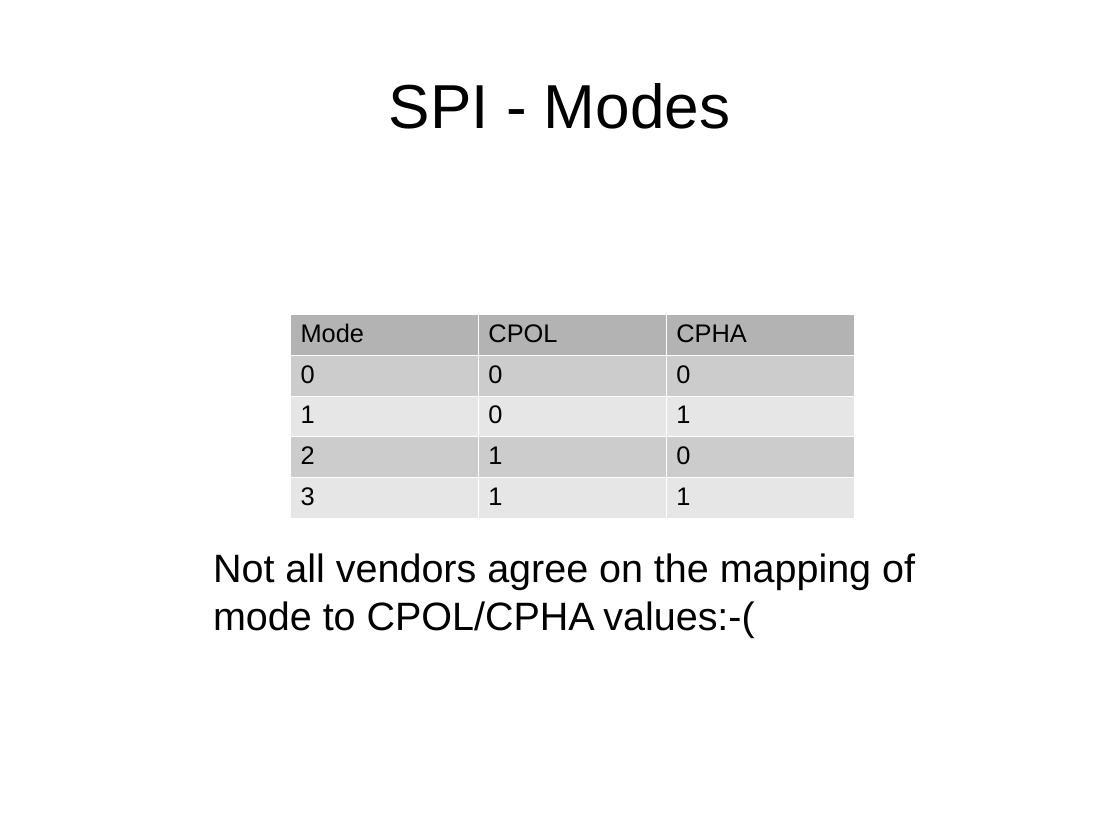
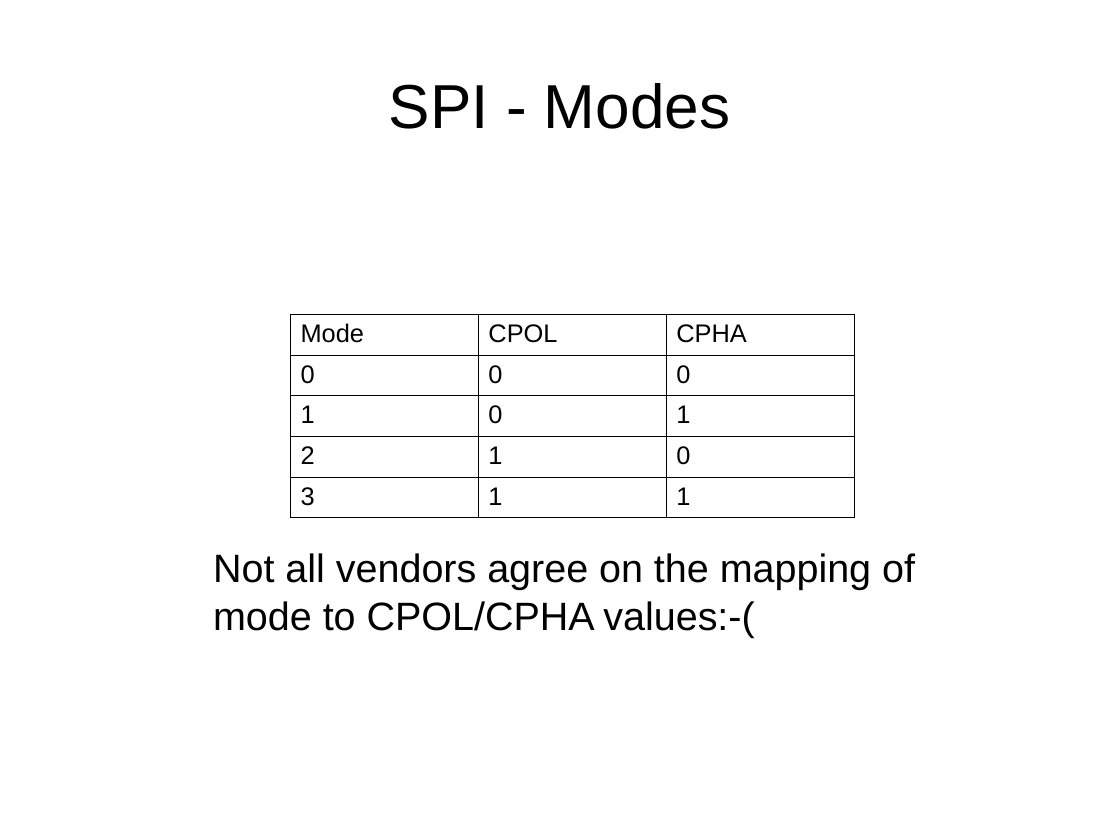
Before and after one commit to swarren/presentations, a slide deck: slide 33 of bus-protocols/bus-protocols.odp (slide 32 before the commit). Drawn at 1120x840 pixels with LibreOffice and Linux fonts; fonts in the diff are those of the drawing. Boxes give left, top, right and bottom in pixels: in the first picture for what was removed or moved away, otherwise in the second. Text is boxed around its words. In the diff, an @@ line names an element or a change of style, - is before the commit and + after.

```diff
--- a/bus-protocols/bus-protocols.odp
+++ b/bus-protocols/bus-protocols.odp
@@ table at (x1=291, y1=314, x2=855, y2=510) @@
@@ fill #B3B3B3 to none in row 1 @@
@@ fill #CCCCCC to none in 6 cells @@
@@ fill #E6E6E6 to none in 6 cells @@
@@ borders changed @@
```
Also in this commit, not shown: 13 other slides changed, 1 slide added, 4 other files.
